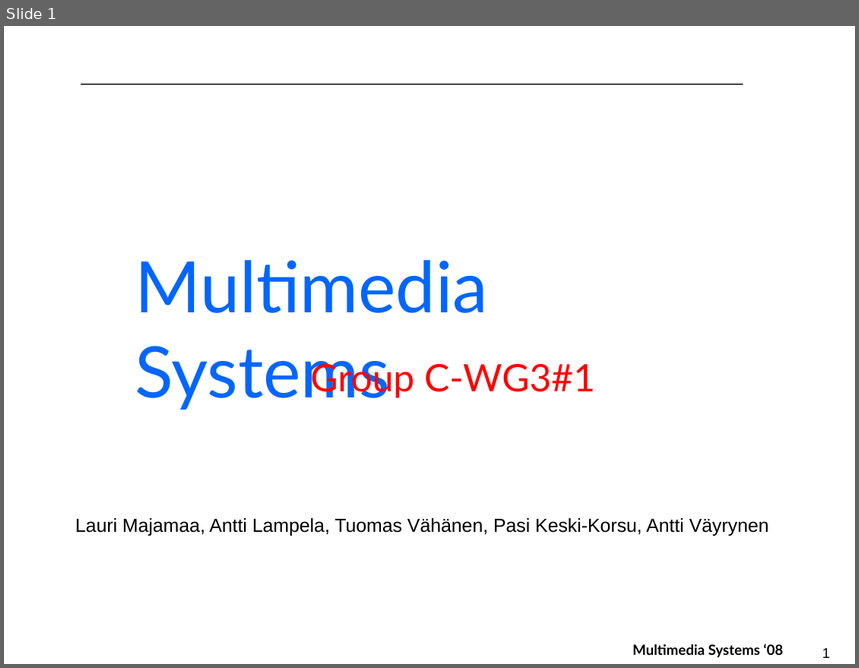
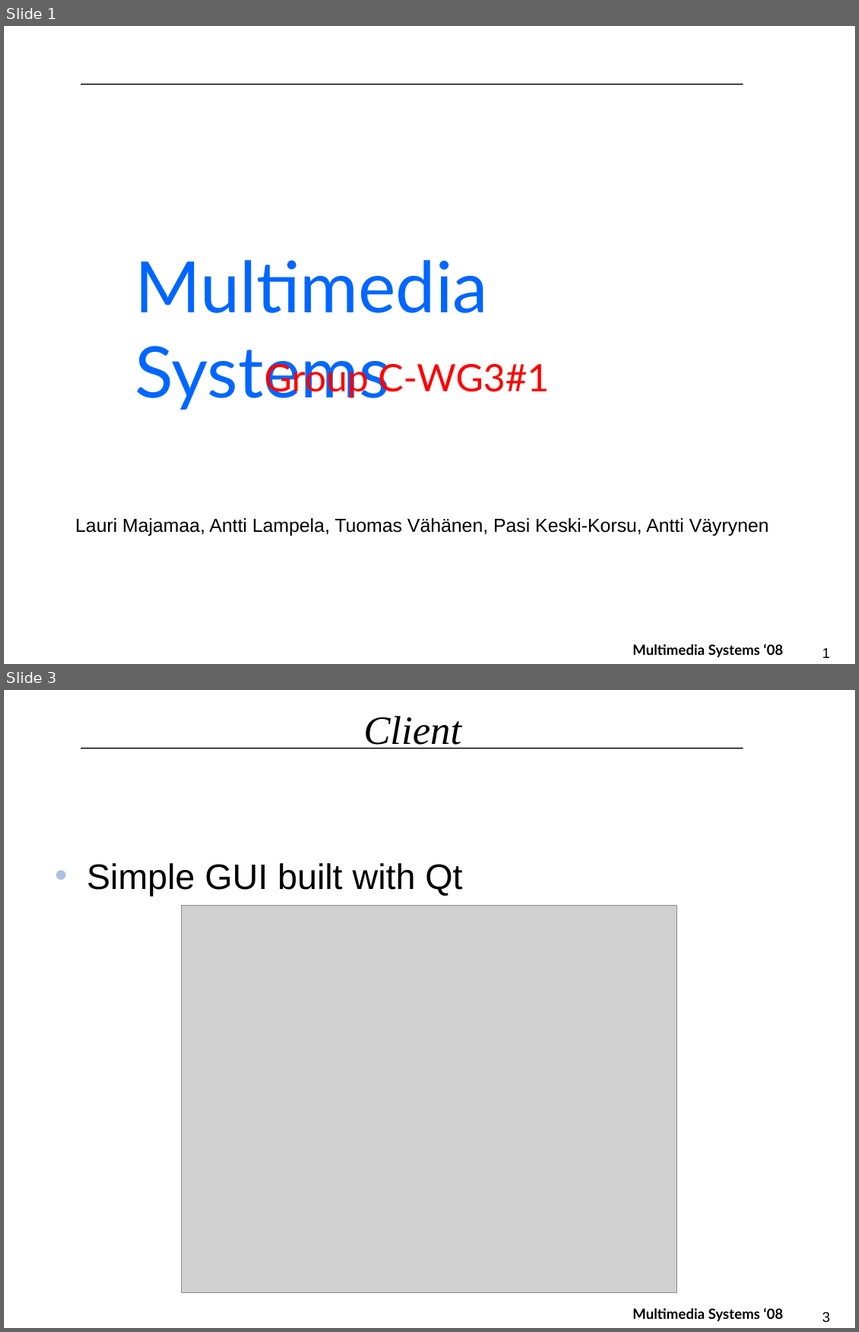
Before and after one commit to tv/C-WG3-1, a slide deck: docs/MMS_Final_Presentation.pptx. Shown one above the other, each under a label of ours: slide 1 before the commit, slides 1 and 3 after it; the slides between them are not shown. The pictures are 859x668 and 859x1332 pixels, drawn with LibreOffice and Linux fonts; fonts in the diff are those of the drawing; grey boxes stand for pictures; background and template pictures are left out. Boxes give left, top, right and bottom in pixels: in the first picture for what was removed or moved away, otherwise in the second. Text is boxed around its words. In the diff, an @@ line names an element or a change of style, - is before the commit and + after.

Commit message:
presentation now with images

```diff
--- a/docs/MMS_Final_Presentation.pptx
+++ b/docs/MMS_Final_Presentation.pptx
@@ slide 3 added at (x1=4, y1=690, x2=855, y2=1328), background #FFFFFF; not listed: 3 template elements that a slide beside it also shows @@
@@ title added at (x1=363, y1=716, x2=462, y2=749), 34 pt, text #000000, italic @@
+Client
@@ text added at (x1=87, y1=863, x2=462, y2=896), 30 pt, text #000000 @@
+• Simple GUI built with Qt
@@ picture added at (x1=182, y1=905, x2=677, y2=1293) @@
@@ slide 1 changed as well @@
@@ text "Group C-WG3#1" moved from (x1=310, y1=361, x2=595, y2=398) to (x1=265, y1=359, x2=549, y2=398) @@
```
Also in this commit, not shown: 3 other slides changed, 5 other slides added, 2 slides removed.
